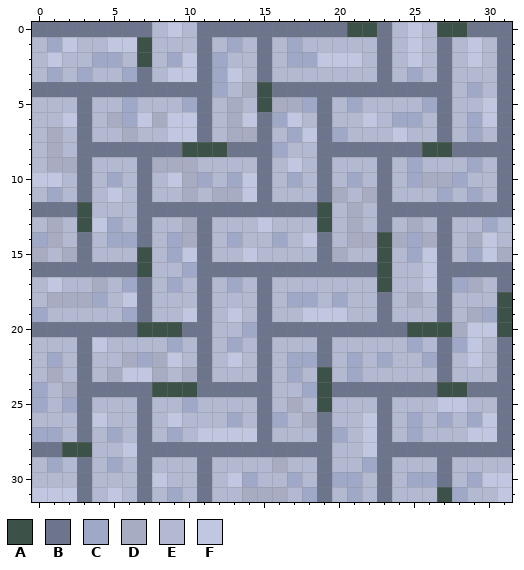
Two states of a pixel-art sprite, src/verbundpflasterstein.png. Above: the version before the commit.
The file is 32x32 pixels. Colours within 5 levels of each other are drawn and written as one.
Palette (. is transparent): A #3c5249  B #6d758d  C #9fa8c7  D #a7acc2  E #b3b9d1  F #c1c7e0
Pixels before, first column x 0:
 0 BBBBBBBBEFEBBBBBBBBBBAABEFEAABBB
 1 ECFEEFFAEEEBECEBECEEEEEBEFEBEFEB
 2 EFEECCEAECFBCEEBECCFFFEBEFEBEFEB
 3 ECECEECBEFFBCFEBEEEEEEEBECEBEEEB
 4 BBBBBBBBBBBBCEDABBBBBBBBBBBBECEB
 5 EEEBEECEEECBEDEADDCBECEEEECBEEFB
 6 EEFBEDCFDFFBEDFBCFEBEEFECCEBECFB
 7 EDEBEEDEEFFBEDDBECFBCEEEFEEBECEB
 8 EDEBBBBBBBAAABBBCEEBBBBBBBAABBBB
 9 EDDBEEEBDDDEEEEBEFEBEEEBECEEECEB
10 FFEBECEBEFDCECFBECEBECEBECDDCEEB
11 ECEBEFEBEEDEDDFBEEEBDEDBEEECECEB
12 BBBAEEEBBBBBBBBBBBBAEDEBBBBBBBBB
13 EDEAFCEBEEDBEEEFEEEAEDEBEDEBEECE
14 CDEBECCBECDBECEECEFBEDDADCDBEDFE
15 DEDBEEEAECFBEEFEEEEBDEEAECFBECFD
16 BBBBBBBAEECBBBBBBBBBBBBAEEFBBBBB
17 EFEEDECBECEBECEBEEEEEEEAEEFBCDEB
18 EDDDCEFBEEEBEEEBECCECEEBEDEBEEEA
19 CEEEEECBEEFBEFEBEEFFFEEBEEEBEDCA
20 BBBBBBBAAABBEECBBBBBBBBBBAAADFFA
21 EEEBFEEEECEBECEBEEEBEEEEECEBCFEB
22 ECEBEEDCDFEBEFEBECCBECECEECBEFEB
23 EDEBEDFFDEDBEEEBECEAECEEEEEBEEEB
24 CEDBBBBBAAABBBBBEECABBBBBBBAABBB
25 CECBEEEBEECEEEEBEDEAEEEBEEEFFEEB
26 EEEBFEEBEFEEECEBCEDBEEFBECECECFB
27 CCEBECEBECEFFFFBEEEBCEFBECEEEFFB
28 BBAAEEFBBBBBBBBBBBBBEEFBBBBBBBBB
29 ECEBECEBEEEBEEEEDEEBEECBEEEBEEEE
30 EEEBEEEBFEEBEFCEECEBCCEBECCBECFF
31 FFFBEFEBECEBEEDDDECBECEBEEEACEEF
And afterwards:
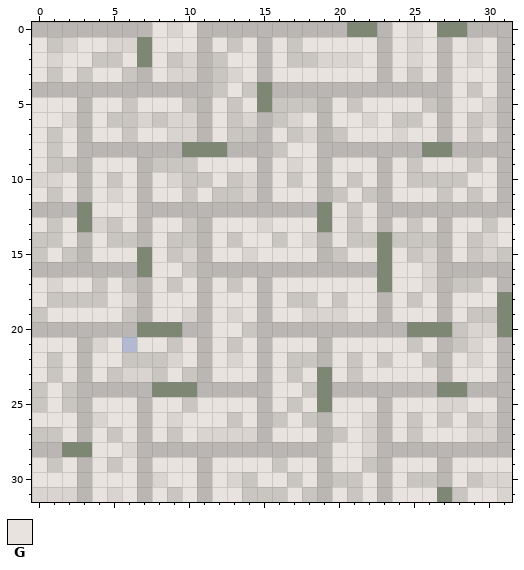
Colours new in this view: G #e8e3df
From old to new:
Colour A changes from #3c5249 to #7e8774.
Colour B changes from #6d758d to #bab6b3.
Colour C changes from #9fa8c7 to #c9c5c1.
Colour F changes from #c1c7e0 to #d9d4d0.
Colour D gives way to colour C in row 4 at x 14; in row 5 at x 13 and 16 to 17; in row 6 at x 5, 8 and 13; in row 7 at x 1, 6 and 13 to 14; in row 8 at x 1; in row 9 at x 1 to 2 and 8 to 10.
Colour D gives way to colour C in row 10 at x 10 and 26 to 27; in row 11 at x 10, 12 to 13, 20 and 22; in row 12 at x 21; in row 13 at x 1, 10, 21 and 25; in row 14 at x 1, 10, 21 to 22, 24, 26 and 29; in row 15 at x 0, 2, 20 and 31.
Colour D gives way to colour C in row 17 at x 4 and 29; in row 18 at x 1 to 3 and 25; in row 19 at x 29; in row 20 at x 28; in row 22 at x 6 and 8; in row 23 at x 1, 5, 8 and 10.
Colour D gives way to colour C in row 24 at x 2; in row 25 at x 17; in row 26 at x 18; in row 29 at x 16; in row 31 at x 14 to 16.
Colour E gives way to colour G in row 0 at x 8, 10, 24 and 26; in row 1 at x 0, 3 to 4, 8 to 10, 12, 14, 16, 18 to 22, 24, 26, 28 and 30; in row 2 at x 0, 2 to 3, 6, 8, 13 to 14, 16, 22, 24, 26, 28 and 30; in row 3 at x 0, 2, 4 to 5, 8, 14, 16 to 22, 24, 26 and 28 to 30; in row 4 at x 13, 28 and 30; in row 5 at x 0 to 2, 4 to 5, 7 to 9, 12, 14, 20, 22 to 25 and 28 to 29.
Colour E gives way to colour G in row 6 at x 0 to 1, 4, 12, 18, 20 to 21, 23, 26 and 28; in row 7 at x 0, 2, 4 to 5, 7 to 8, 12, 16, 21 to 23, 25 to 26, 28 and 30; in row 8 at x 0, 2 and 17 to 18; in row 9 at x 0, 4 to 6, 11 to 14, 16, 18, 20 to 22, 24, 26 to 28 and 30; in row 10 at x 2, 4, 6, 8, 12, 16, 18, 20, 22, 24 and 29 to 30; in row 11 at x 0, 2, 4, 6, 8 to 9, 11, 16 to 18, 21, 24 to 26, 28 and 30.
Colour E gives way to colour G in row 12 at x 4 to 6, 20 and 22; in row 13 at x 0, 2, 6, 8 to 9, 12 to 14, 16 to 18, 20, 22, 24, 26, 28 to 29 and 31; in row 14 at x 2, 4, 8, 12, 14 to 15, 17, 20, 28 and 31; in row 15 at x 1, 4 to 6, 8, 12 to 13, 15 to 18, 21 to 22, 24 and 28; in row 16 at x 8 to 9 and 24 to 25; in row 17 at x 0, 2 to 3, 5, 8, 10, 12, 14, 16 to 22, 24 to 25 and 30.
Colour E gives way to colour G in row 18 at x 0, 5, 8 to 10, 12 to 14, 16, 19, 21 to 22, 24, 26 and 28 to 30; in row 19 at x 1 to 5, 8 to 9, 12, 14, 16 to 17, 21 to 22, 24 to 26 and 28; in row 20 at x 12 to 13; in row 21 at x 0 to 2, 5, 7 to 8, 10, 12, 14, 16 to 18, 20 to 24, 26 and 30; in row 22 at x 0, 2, 4 to 5, 10, 12, 14, 16, 20, 22, 24 to 25, 28 and 30; in row 23 at x 0, 2, 4, 9, 12 to 14, 16, 18, 20, 22 to 26 and 28 to 30.
Colour E gives way to colour G in row 24 at x 1 and 16 to 17; in row 25 at x 1, 4 to 6, 8 to 9, 11 to 14, 16, 18, 20 to 22, 24 to 26 and 29 to 30; in row 26 at x 0 to 2, 5 to 6, 8, 10 to 12, 14, 17, 20 to 21, 24, 26 and 28; in row 27 at x 2, 4, 6, 8, 10, 16 to 18, 21, 24 and 26 to 28; in row 28 at x 4 to 5 and 20 to 21; in row 29 at x 0, 2, 4, 6, 8 to 10, 12 to 15, 17 to 18, 20 to 21, 24 to 26 and 28 to 31.
Colour E gives way to colour G in row 30 at x 0 to 2, 4 to 6, 9 to 10, 12, 15 to 16, 18, 22, 24 and 28; in row 31 at x 4, 6, 8, 10, 12 to 13, 17, 20, 22, 24 to 26 and 29 to 30.
